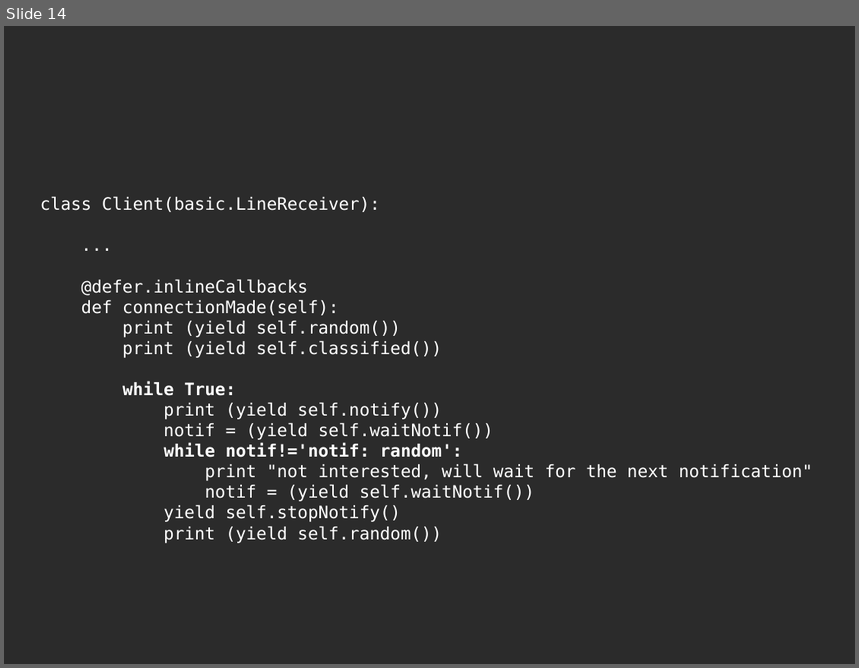
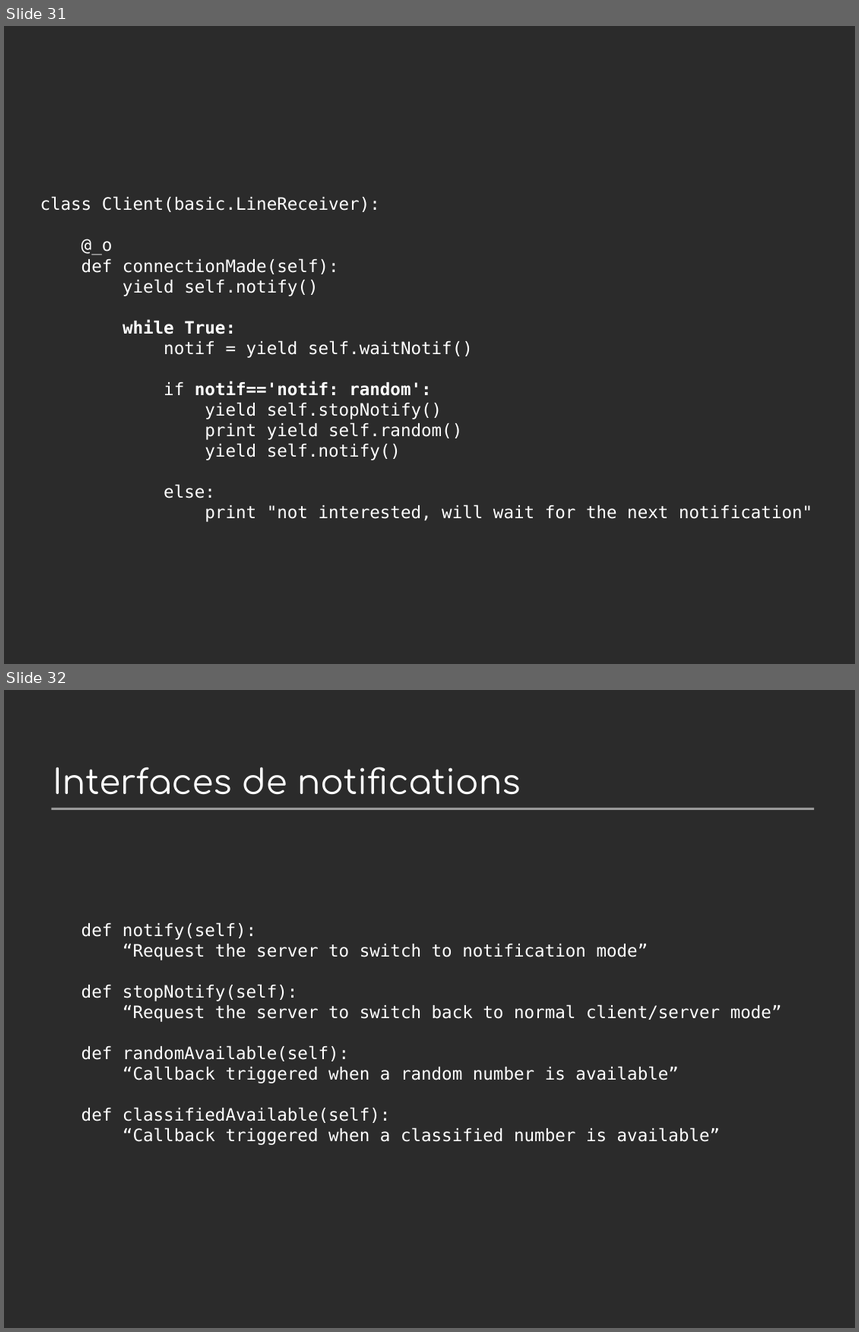
Before and after one commit to jdb/jdb.github.com, a slide deck: imap_idle/pycon-presentation/imap-idle-makingoff.odp. Shown one above the other, each under a label of ours: slide 14 before the commit, slides 31 and 32 after it. The pictures are 859x668 and 859x1332 pixels, drawn with LibreOffice and Linux fonts; fonts in the diff are those of the drawing; background and template pictures are left out; a plain dark background stands for a picture behind light text. Boxes give left, top, right and bottom in pixels: in the first picture for what was removed or moved away, otherwise in the second. Text is boxed around its words. In the diff, an @@ line names an element or a change of style, - is before the commit and + after.

```diff
--- a/imap_idle/pycon-presentation/imap-idle-makingoff.odp
+++ b/imap_idle/pycon-presentation/imap-idle-makingoff.odp
@@ slide 32 added at [4, 690, 855, 1328], background picture (left out) @@
@@ title added at [53, 767, 521, 795], 32 pt, text #FFFFFF @@
+Interfaces de notifications
@@ line added from (51, 809) to (814, 809), #999999 2.15 pt @@
@@ title added at [82, 923, 782, 1145], 16 pt, text #FFFFFF @@
+def notify(self):
+“Request the server to switch to notification mode”
+def stopNotify(self):
+“Request the server to switch back to normal client/server mode”
+def randomAvailable(self):
+“Callback triggered when a random number is available”
+def classifiedAvailable(self):
+“Callback triggered when a classified number is available”
@@ what was slide 14 is now slide 31 @@
@@ slide 31 changed as well @@
@@ title at [40, 196, 813, 522]: text changed @@
-class Client(basic.LineReceiver):
-...
-@defer.inlineCallbacks
-def connectionMade(self):
-print (yield self.random())
-print (yield self.classified())
-while True:
-print (yield self.notify())
-notif = (yield self.waitNotif())
-while notif!='notif: random':
-print "not interested, will wait for the next notification"
-notif = (yield self.waitNotif())
-yield self.stopNotify()
-print (yield self.random())
+class Client(basic.LineReceiver):
+@_o
+def connectionMade(self):
+yield self.notify()
+while True:
+notif = yield self.waitNotif()
+if notif=='notif: random':
+yield self.stopNotify()
+print yield self.random()
+yield self.notify()
+else:
+print "not interested, will wait for the next notification"
```
Also in this commit, not shown: 6 other slides changed, 26 other slides added, 9 slides removed, 3 other files.
